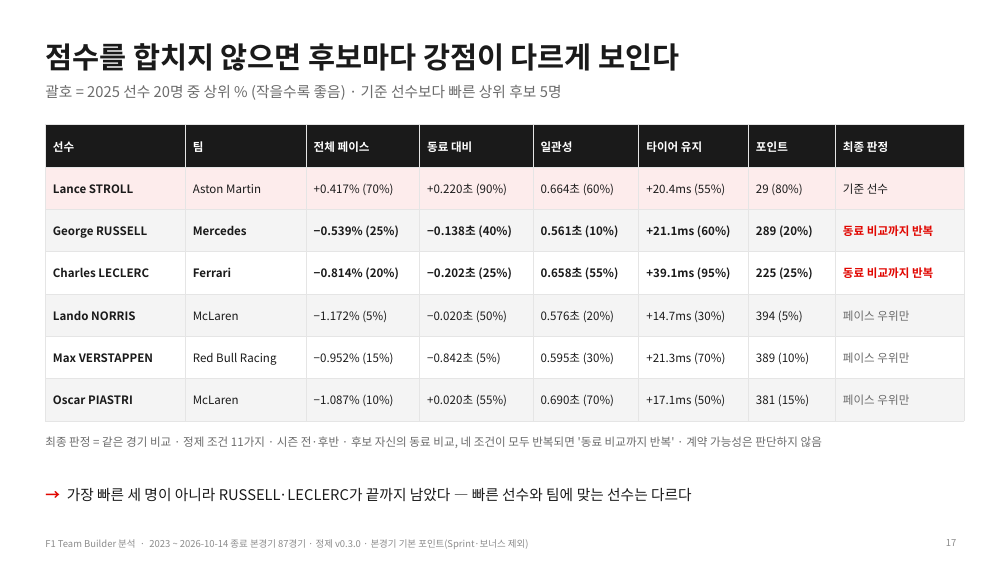
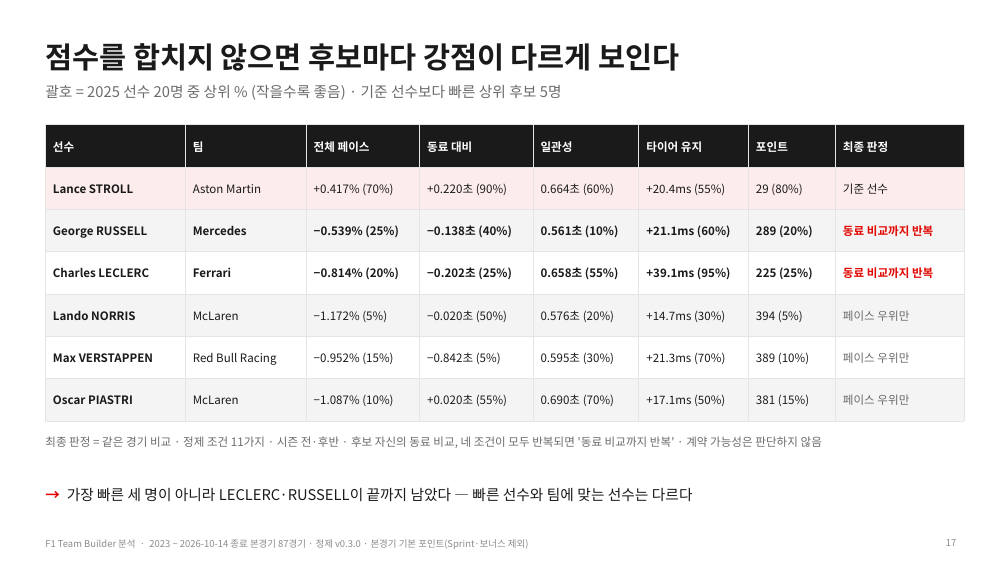
Before and after one commit to encore-ai-campus/mlo-02-p2-team1, a slide deck: slide 17 of docs/F1_TeamBuilder_발표자료.pptx. Drawn at 1008x567 pixels with LibreOffice and Linux fonts; fonts in the diff are those of the drawing. Boxes give left, top, right and bottom in pixels: in the first picture for what was removed or moved away, otherwise in the second. Text is boxed around its words. In the diff, an @@ line names an element or a change of style, - is before the commit and + after.

```diff
--- a/docs/F1_TeamBuilder_발표자료.pptx
+++ b/docs/F1_TeamBuilder_발표자료.pptx
@@ text at <box>67,488,693,501</box>: text changed @@
-→ 가장 빠른 세 명이 아니라 RUSSELL·LECLERC가 끝까지 남았다 — 빠른 선수와 팀에 맞는 선수는 다르다
+→ 가장 빠른 세 명이 아니라 LECLERC·RUSSELL이 끝까지 남았다 — 빠른 선수와 팀에 맞는 선수는 다르다
```
Also in this commit, not shown: 11 other slides changed, 1 other file.
